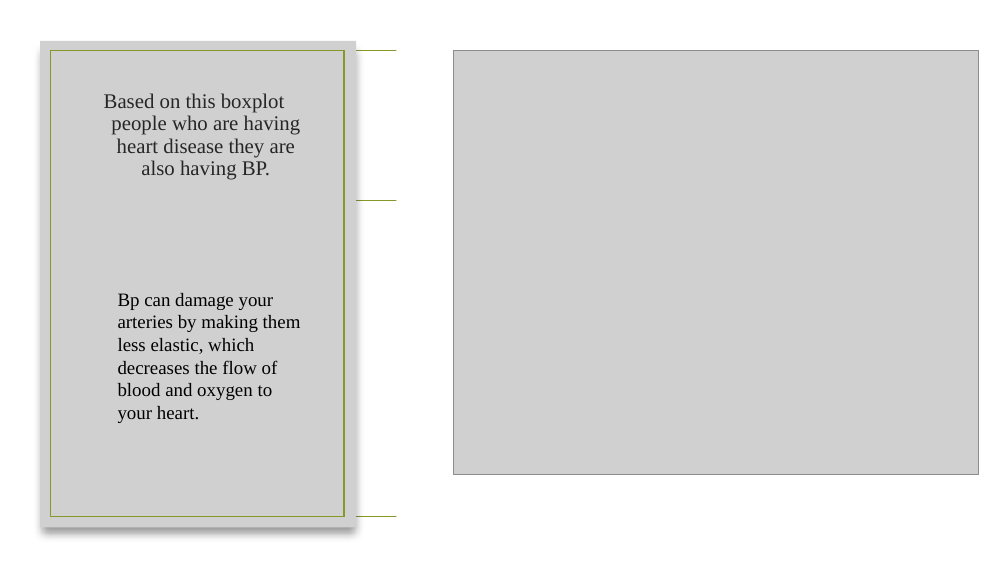
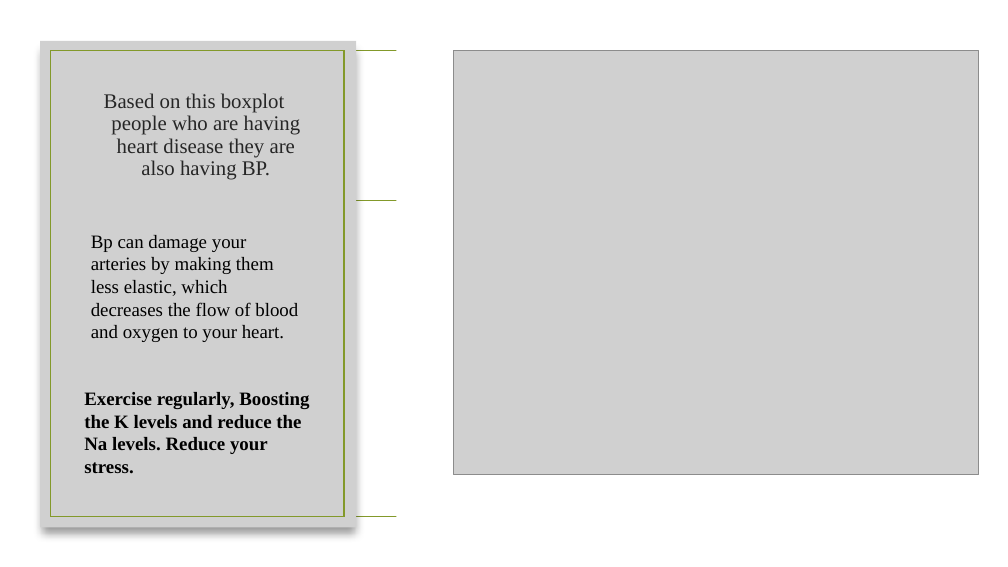
Before and after one commit to rajasreekalli/Data-Visualization, a slide deck: slide 3 of H.H.pptx. Drawn at 1008x567 pixels with LibreOffice and Linux fonts; fonts in the diff are those of the drawing; grey boxes stand for pictures; background and template pictures are left out. Boxes give left, top, right and bottom in pixels: in the first picture for what was removed or moved away, otherwise in the second. Text is boxed around its words. In the diff, an @@ line names an element or a change of style, - is before the commit and + after.

```diff
--- a/H.H.pptx
+++ b/H.H.pptx
@@ text "Bp can damage your arteries ..." rewrapped from [118, 293, 301, 423] to [91, 235, 298, 342] @@
@@ text added at [84, 392, 309, 474], 18 pt, text #000000, bold @@
+Exercise regularly, Boosting the K levels and reduce the Na levels. Reduce your stress.
```
Also in this commit, not shown: 2 other slides changed, 1 slide added, 1 slide removed.
